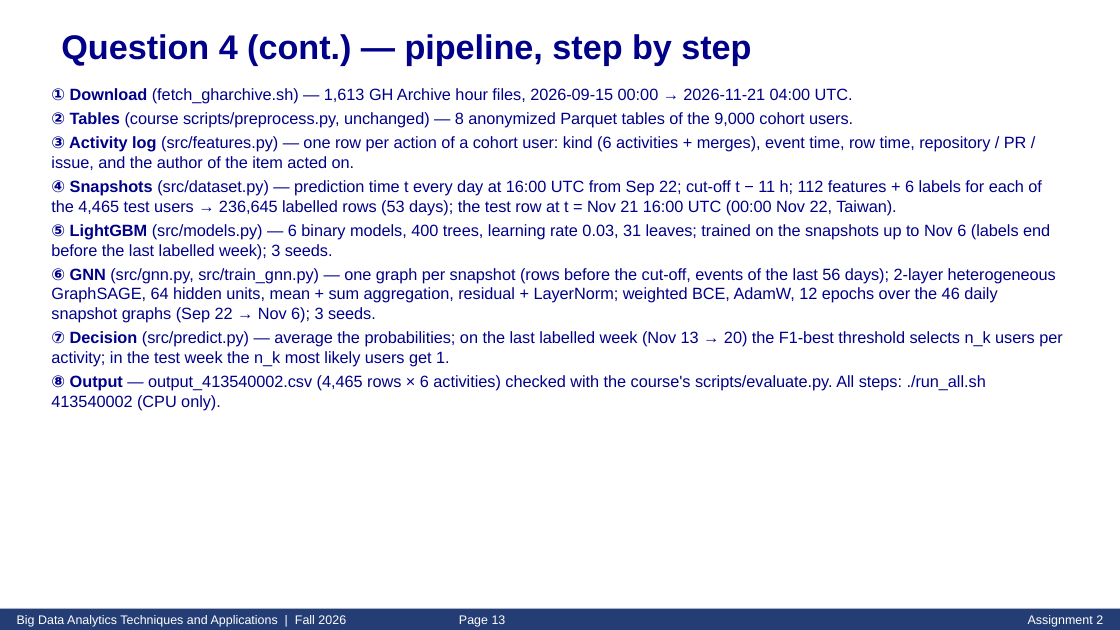
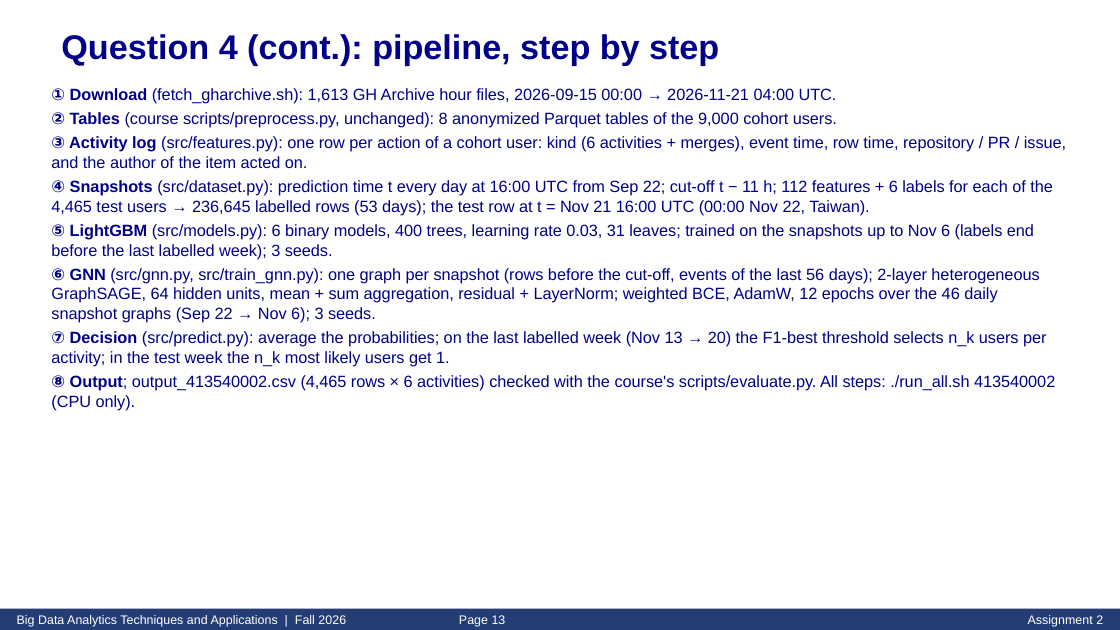
Before and after one commit to azamkhan555622848/LightGBM-and-the-graph-neural-network, a slide deck: slide 13 of slides/Asg2_413540002.pptx. Drawn at 1120x630 pixels with LibreOffice and Linux fonts; fonts in the diff are those of the drawing. Boxes give left, top, right and bottom in pixels: in the first picture for what was removed or moved away, otherwise in the second. Text is boxed around its words. In the diff, an @@ line names an element or a change of style, - is before the commit and + after.

```diff
--- a/slides/Asg2_413540002.pptx
+++ b/slides/Asg2_413540002.pptx
@@ text at (61,34,719,66): text changed @@
-Question 4 (cont.) — pipeline, step by step
+Question 4 (cont.): pipeline, step by step
@@ text at (51,88,1066,410): text changed @@
-① Download (fetch_gharchive.sh) — 1,613 GH Archive hour files, 2026-09-15 00:00 → 2026-11-21 04:00 UTC.
-② Tables (course scripts/preprocess.py, unchanged) — 8 anonymized Parquet tables of the 9,000 cohort users.
-③ Activity log (src/features.py) — one row per action of a cohort user: kind (6 activities + merges), event time, row time, repository / PR / issue, and the author of the item acted on.
-④ Snapshots (src/dataset.py) — prediction time t every day at 16:00 UTC from Sep 22; cut-off t − 11 h; 112 features + 6 labels for each of the 4,465 test users → 236,645 labelled rows (53 days); the test row at t = Nov 21 16:00 UTC (00:00 Nov 22, Taiwan).
-⑤ LightGBM (src/models.py) — 6 binary models, 400 trees, learning rate 0.03, 31 leaves; trained on the snapshots up to Nov 6 (labels end before the last labelled week); 3 seeds.
-⑥ GNN (src/gnn.py, src/train_gnn.py) — one graph per snapshot (rows before the cut-off, events of the last 56 days); 2-layer heterogeneous GraphSAGE, 64 hidden units, mean + sum aggregation, residual + LayerNorm; weighted BCE, AdamW, 12 epochs over the 46 daily snapshot graphs (Sep 22 → Nov 6); 3 seeds.
-⑦ Decision (src/predict.py) — average the probabilities; on the last labelled week (Nov 13 → 20) the F1-best threshold selects n_k users per activity; in the test week the n_k most likely users get 1.
-⑧ Output — output_413540002.csv (4,465 rows × 6 activities) checked with the course's scripts/evaluate.py. All steps: ./run_all.sh 413540002 (CPU only).
+① Download (fetch_gharchive.sh): 1,613 GH Archive hour files, 2026-09-15 00:00 → 2026-11-21 04:00 UTC.
+② Tables (course scripts/preprocess.py, unchanged): 8 anonymized Parquet tables of the 9,000 cohort users.
+③ Activity log (src/features.py): one row per action of a cohort user: kind (6 activities + merges), event time, row time, repository / PR / issue, and the author of the item acted on.
+④ Snapshots (src/dataset.py): prediction time t every day at 16:00 UTC from Sep 22; cut-off t − 11 h; 112 features + 6 labels for each of the 4,465 test users → 236,645 labelled rows (53 days); the test row at t = Nov 21 16:00 UTC (00:00 Nov 22, Taiwan).
+⑤ LightGBM (src/models.py): 6 binary models, 400 trees, learning rate 0.03, 31 leaves; trained on the snapshots up to Nov 6 (labels end before the last labelled week); 3 seeds.
+⑥ GNN (src/gnn.py, src/train_gnn.py): one graph per snapshot (rows before the cut-off, events of the last 56 days); 2-layer heterogeneous GraphSAGE, 64 hidden units, mean + sum aggregation, residual + LayerNorm; weighted BCE, AdamW, 12 epochs over the 46 daily snapshot graphs (Sep 22 → Nov 6); 3 seeds.
+⑦ Decision (src/predict.py): average the probabilities; on the last labelled week (Nov 13 → 20) the F1-best threshold selects n_k users per activity; in the test week the n_k most likely users get 1.
+⑧ Output; output_413540002.csv (4,465 rows × 6 activities) checked with the course's scripts/evaluate.py. All steps: ./run_all.sh 413540002 (CPU only).
```
Also in this commit, not shown: 10 other slides changed, 4 other files.
